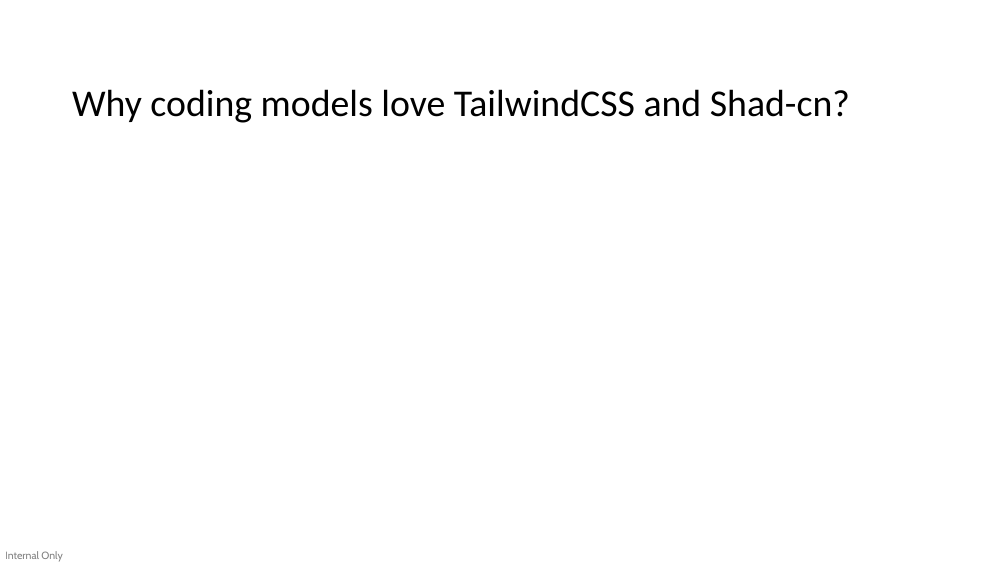
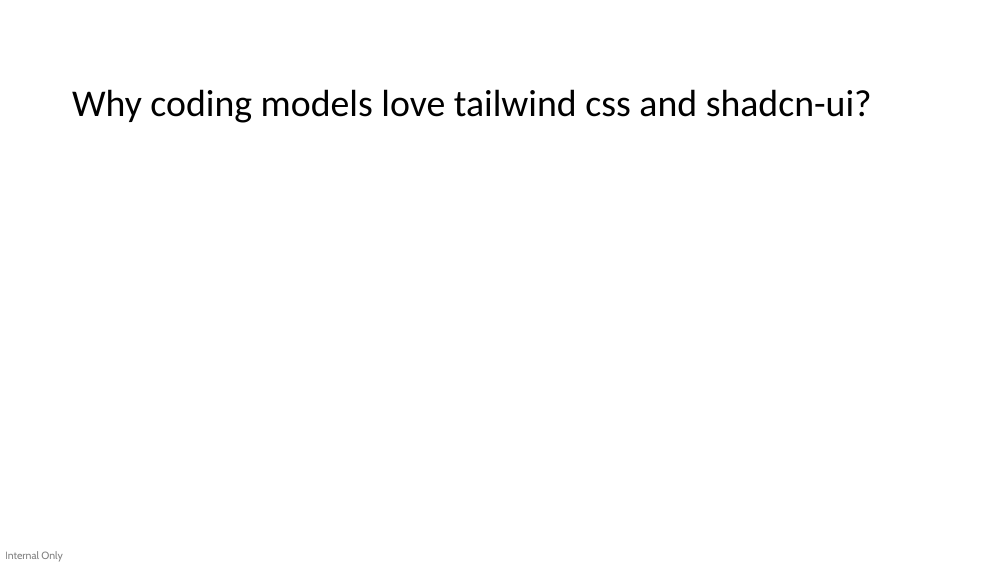
Before and after one commit to devlinduldulao/llm-loves-tailwind-and-js, a slide deck: slide 23 of why-llms-love-tailwind-conf.pptx (slide 22 before the commit). Drawn at 1008x567 pixels with LibreOffice and Linux fonts; fonts in the diff are those of the drawing. Boxes give left, top, right and bottom in pixels: in the first picture for what was removed or moved away, otherwise in the second. Text is boxed around its words. In the diff, an @@ line names an element or a change of style, - is before the commit and + after.

```diff
--- a/why-llms-love-tailwind-conf.pptx
+++ b/why-llms-love-tailwind-conf.pptx
@@ text at [72, 89, 872, 123]: text changed @@
-Why coding models love TailwindCSS and Shad-cn?
+Why coding models love tailwind css and shadcn-ui?
```
Also in this commit, not shown: 1 slide added.
